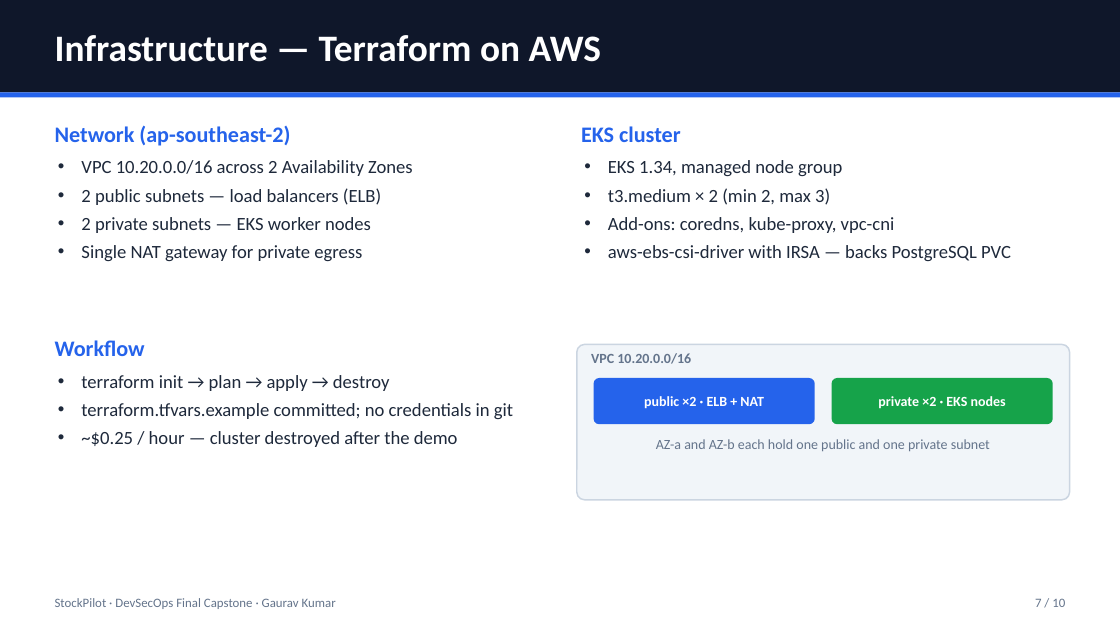
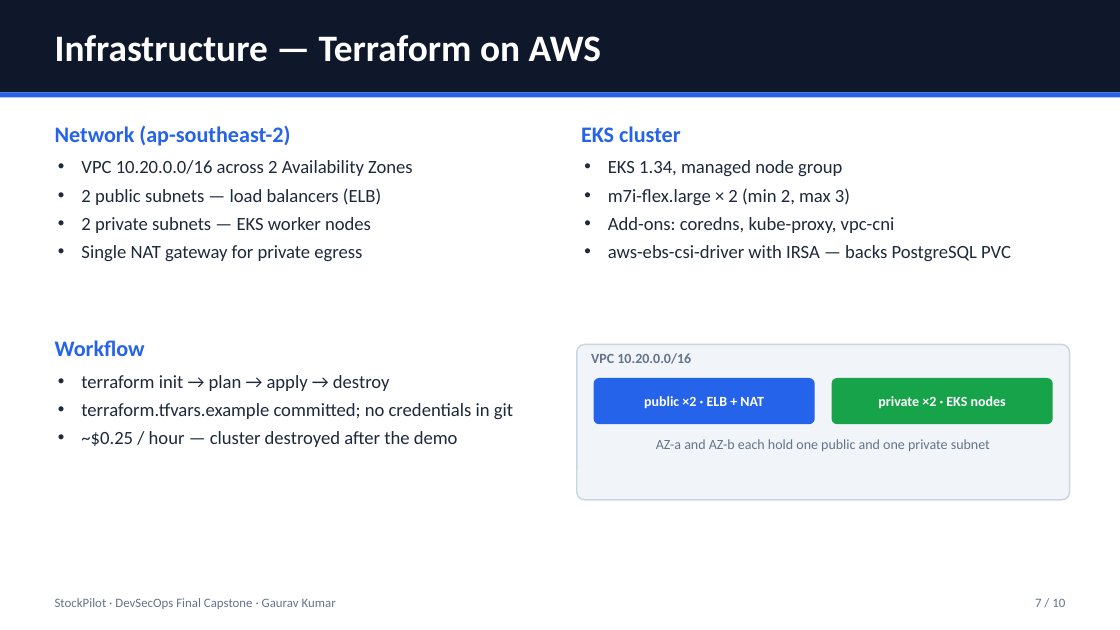
Before and after one commit to Gaurakumar-s/invenpilot-devsecops, a slide deck: slide 7 of demo/slides.pptx. Drawn at 1120x630 pixels with LibreOffice and Linux fonts; fonts in the diff are those of the drawing. Boxes give left, top, right and bottom in pixels: in the first picture for what was removed or moved away, otherwise in the second. Text is boxed around its words. In the diff, an @@ line names an element or a change of style, - is before the commit and + after.

Commit message:
feat(terraform): use free-tier-eligible m7i-flex.large nodes (AWS free plan rejects t3.medium)

```diff
--- a/demo/slides.pptx
+++ b/demo/slides.pptx
@@ text at [608,188,850,205]: text changed @@
-• t3.medium × 2 (min 2, max 3)
+• m7i-flex.large × 2 (min 2, max 3)
```
Also in this commit, not shown: 5 other files.
